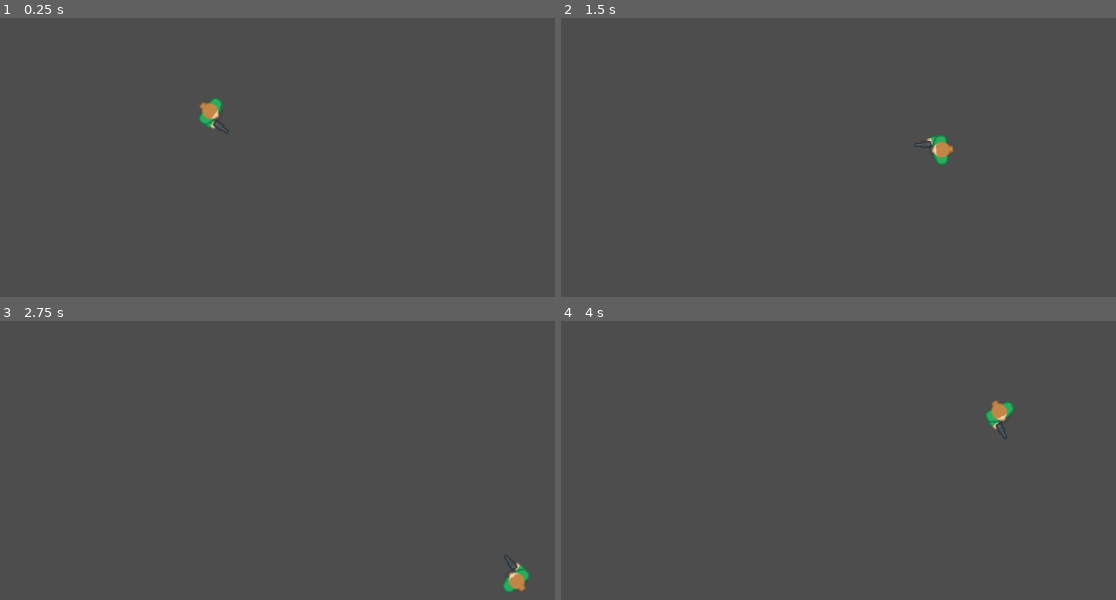
Above: before the commit, frames 1-4 (two rows, left to right).
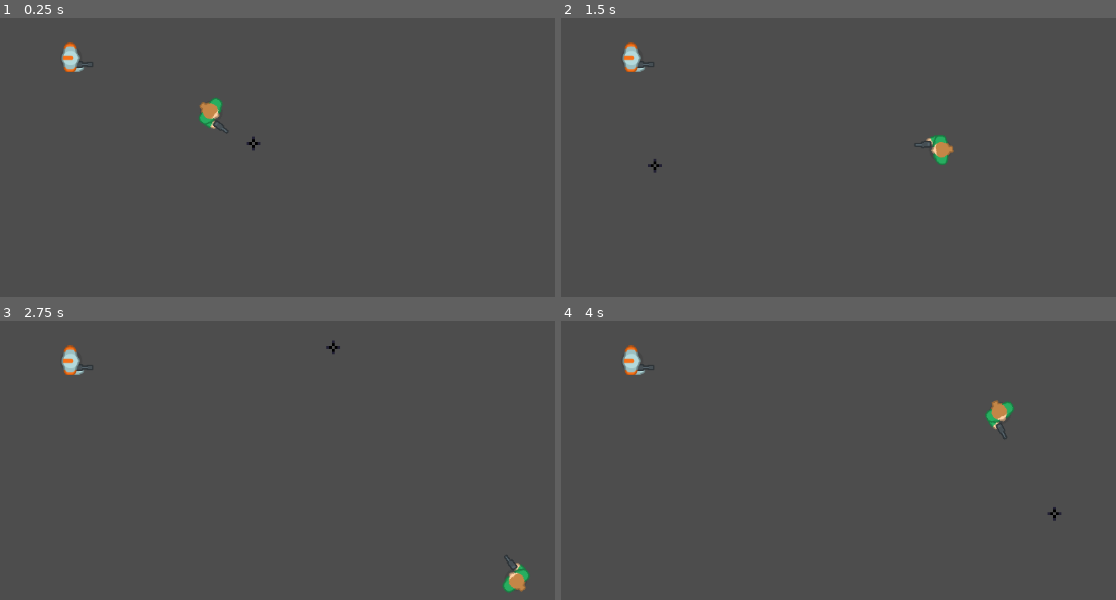
Above: after the commit, the same moments.

Repository: AyaPK/topdown_shooter
Game: Godot game, scene res://main.tscn
Two runs of this game, one before a commit and one after it. Both use one fixed random seed, a clock stepped at 60 frames per second and the inputs below.
Inputs (mouse positions are in pixels of both pictures, inside the frame that each line leads up to):
- Up to frame 1 (0.25 s): no input
- Up to frame 2 (1.5 s): tap Enter at 0.5 s; move the mouse to (988, 121) at 0.52 s; hold D (move_right) 0.53-1.28 s; move the mouse to (655, 165) at 1.27 s; hold S (move_down) from 1.28 s (still down)
- Up to frame 3 (2.75 s): move the mouse to (333, 348) at 2.02 s; release S (move_down) at 2.03 s; hold D (move_right) from 2.03 s (still down)
- Up to frame 4 (4 s): move the mouse to (771, 535) at 2.77 s; release D (move_right) at 2.78 s; hold W (move_up) 2.78-3.53 s; move the mouse to (1054, 513) at 3.52 s; hold A (move_left) from 3.53 s (still down)

The runs differ from the first frame. In frame 1, 0.4% of the frame differs, in the area x 10-47%, y 8-48%; in frame 2, 0.4%, in the area x 10-70%, y 8-56%; in frame 3, 0.4%; in frame 4, 0.4%.

Commit message:
Add enemy and crosshair

Diff:
--- /dev/null
+++ b/enemies/enemy.tscn
@@ -0,0 +1,16 @@
+[gd_scene load_steps=3 format=3 uid="uid://ba1r1nnobfb2a"]
+
+[ext_resource type="Texture2D" uid="uid://bnsltw1sv042s" path="res://art/characters/enemy.png" id="1_i2183"]
+
+[sub_resource type="RectangleShape2D" id="RectangleShape2D_811jk"]
+size = Vector2(33, 43)
+
+[node name="Enemy" type="CharacterBody2D"]
+
+[node name="Icon" type="Sprite2D" parent="."]
+position = Vector2(-1, 1.90735e-06)
+texture = ExtResource("1_i2183")
+
+[node name="CollisionShape2D" type="CollisionShape2D" parent="."]
+position = Vector2(-7.5, 0.5)
+shape = SubResource("RectangleShape2D_811jk")
--- /dev/null
+++ b/main.gd
@@ -0,0 +1,4 @@
+extends Node2D
+
+func _ready() -> void:
+	print(get_groups())
--- a/main.tscn
+++ b/main.tscn
@@ -1,8 +1,19 @@
-[gd_scene load_steps=2 format=3 uid="uid://w8c21dq3wtny"]
+[gd_scene load_steps=6 format=3 uid="uid://w8c21dq3wtny"]
 
 [ext_resource type="PackedScene" uid="uid://qeelklsjyiux" path="res://player/player.tscn" id="1_ohagy"]
+[ext_resource type="Script" path="res://main.gd" id="1_vgakb"]
+[ext_resource type="PackedScene" uid="uid://bd7i621at625" path="res://player/crosshair.tscn" id="2_rmjg0"]
+[ext_resource type="Script" path="res://player/crosshair.gd" id="3_xk5cc"]
+[ext_resource type="PackedScene" uid="uid://ba1r1nnobfb2a" path="res://enemies/enemy.tscn" id="5_ru7yn"]
 
 [node name="Node2D" type="Node2D"]
+script = ExtResource("1_vgakb")
 
 [node name="Player" parent="." instance=ExtResource("1_ohagy")]
 position = Vector2(523, 284)
+
+[node name="Crosshair" parent="." instance=ExtResource("2_rmjg0")]
+script = ExtResource("3_xk5cc")
+
+[node name="Enemy" parent="." groups=["enemies"] instance=ExtResource("5_ru7yn")]
+position = Vector2(323, 200)
--- /dev/null
+++ b/player/crosshair.gd
@@ -0,0 +1,42 @@
+extends Sprite2D
+
+const CROSSHAIR = preload("res://art/characters/crosshair.png")
+const CROSSHAIR_RED = preload("res://art/characters/crosshair_red.png")
+var space_state
+
+func _ready():
+	space_state = get_world_2d().direct_space_state
+	Input.set_mouse_mode(Input.MOUSE_MODE_HIDDEN)
+	z_index = 100
+
+func _process(delta):
+	global_position = get_global_mouse_position()
+	check_enemy_under_cursor()
+
+func _unhandled_input(event):
+	if event is InputEventMouseMotion:
+		global_position = event.position
+
+func check_enemy_under_cursor():
+	if not space_state:
+		return
+
+	# Use `intersect_point()` to check if the cursor is over an enemy
+	var query = PhysicsPointQueryParameters2D.new()
+	query.position = global_position
+	query.collide_with_areas = true  # If enemies use Area2D, this is needed
+	query.collide_with_bodies = true  # If enemies use CharacterBody2D or RigidBody2D
+
+	var results = space_state.intersect_point(query)
+
+	# Check if any of the detected objects are enemies
+	var hovering_enemy = false
+	for result in results:
+		if result.collider.is_in_group("enemies"):
+			hovering_enemy = true
+			break
+
+	if  hovering_enemy:
+		texture = CROSSHAIR_RED
+	else:
+		texture = CROSSHAIR
--- /dev/null
+++ b/player/crosshair.tscn
@@ -0,0 +1,8 @@
+[gd_scene load_steps=2 format=3 uid="uid://bd7i621at625"]
+
+[ext_resource type="Texture2D" uid="uid://tiih4rnhjbuq" path="res://art/characters/crosshair.png" id="1_xu3rp"]
+
+[node name="crosshair" type="Sprite2D"]
+position = Vector2(523, 284)
+scale = Vector2(4, 4)
+texture = ExtResource("1_xu3rp")
--- a/player/player.gd
+++ b/player/player.gd
@@ -19,3 +19,9 @@
 
 	# Apply movement
 	move_and_slide()
+
+	queue_redraw()
+
+func _draw():
+	if get_tree().debug_collisions_hint:
+		draw_line(Vector2.ZERO, to_local(get_global_mouse_position()), Color.RED, 2)
--- a/project.godot
+++ b/project.godot
@@ -14,6 +14,10 @@
 run/main_scene="res://main.tscn"
 config/features=PackedStringArray("4.3", "Forward Plus")
 config/icon="res://icon.svg"
+
+[global_group]
+
+enemies=""
 
 [input]
 
@@ -37,3 +41,7 @@
 "events": [Object(InputEventKey,"resource_local_to_scene":false,"resource_name":"","device":-1,"window_id":0,"alt_press …(192 unchanged characters)…
 ]
 }
+
+[rendering]
+
+textures/canvas_textures/default_texture_filter=0
Binary file added: art/characters/crosshair.png
Not shown, added: art/characters/crosshair.png.import
Binary file added: art/characters/crosshair_red.png
Not shown, added: art/characters/crosshair_red.png.import
Binary file added: art/characters/enemy.png
Not shown, added: art/characters/enemy.png.import
